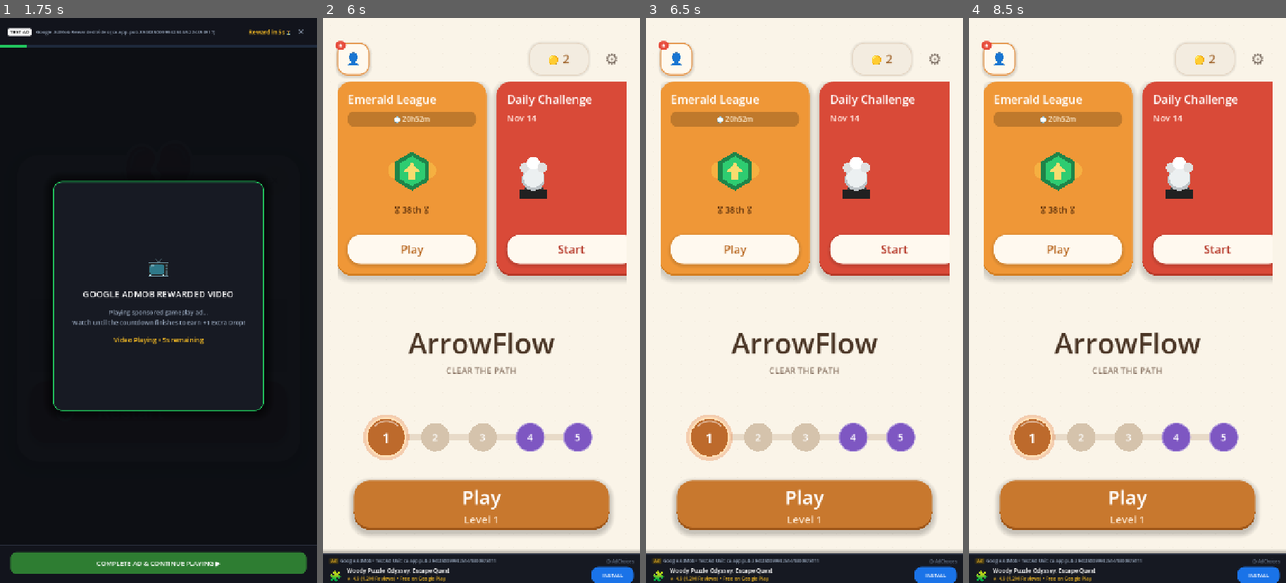
Above: before the commit, frames 1-4 (left to right).
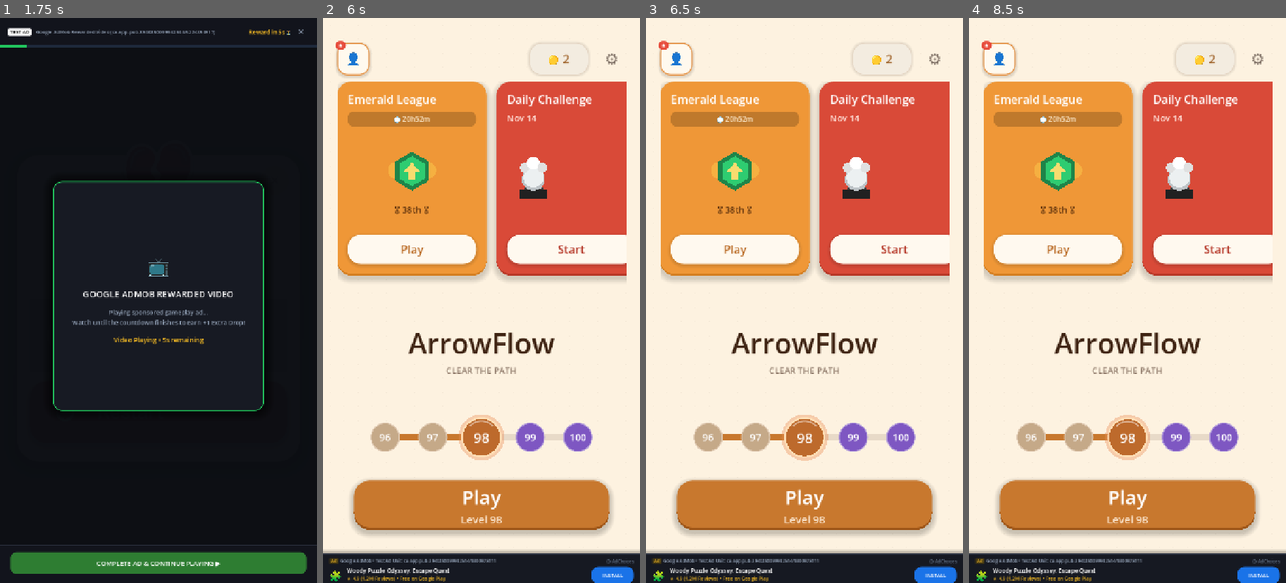
Above: after the commit, the same moments.

Repository: KalolaMeet9870/ArrowFlow
Game: Godot game, scene res://scenes/main/Main.tscn
Same seed, same stepped clock (60 frames per second), same inputs: the game is played once before the commit and once after it.
Inputs (mouse positions are in pixels of both pictures, inside the frame that each line leads up to):
- Up to frame 1 (1.75 s): tap Enter at 0.5 s; move the mouse to (228, 272) at 0.52 s; hold Right 0.53-1.25 s; tap F at 0.6 s; click (228, 272) at 0.67 s; click (158, 334) at 1.25 s
- Up to frame 2 (6 s): click (481, 436) at 2 s, where only the run before the commit has a clickable "3"; click "Play" at 2.75 s; click "Play" at 3.5 s; click "Start" at 4.25 s; click "Start" at 5 s; click "COMPLETE AD & CONTINUE PLAYIN…" at 5.75 s
- Up to frame 3 (6.5 s): no input
- Up to frame 4 (8.5 s): click "INSTALL" at 6.5 s; click "👤" at 7.25 s; click "←" at 8 s

Frame 1 is identical in both runs. In frame 2, 2.4% of the frame differs, in the area x 12-83%, y 70-90%; in frame 3, 2.5%; in frame 4, 2.4%.

Commit message:
feat(game-screen): redesign gameplay screen 1:1 matching reference mockup

Diff:
--- a/scripts/arrow.gd
+++ b/scripts/arrow.gd
@@ -28,11 +28,11 @@
 var occupied_cells: Array[Vector2i] = []
 var raw_points: PackedVector2Array = PackedVector2Array()
 
-var base_color: Color = Color("#4A3525")
-var current_color: Color = Color("#4A3525")
+var base_color: Color = Color("#3E2312")
+var current_color: Color = Color("#3E2312")
 var blocked_color: Color = Color("#E53935")
-var hint_color: Color = Color("#FFB300")
-var bg_color: Color = Color("#FAF4E8")
+var hint_color: Color = Color("#FFA028")
+var bg_color: Color = Color("#FAF6ED")
 
 @onready var collision_shape: CollisionShape2D = $CollisionShape2D
 
@@ -383,8 +383,8 @@
 	if pts.size() < 2:
 		return
 
-	var stroke_width = maxf(4.2, cell_size * 0.13)
-	var head_len = clampf(cell_size * 0.40, 15.0, 28.0)
+	var stroke_width = clampf(cell_size * 0.28, 9.5, 13.5)
+	var head_len = clampf(cell_size * 0.58, 20.0, 32.0)
 	var head_half_w = head_len * 0.65
 
 	var tip = pts[-1]
--- a/scripts/game_board.gd
+++ b/scripts/game_board.gd
@@ -67,12 +67,12 @@
 
 # Theme cache
 var current_theme: Dictionary = {
-	"dots": Color(0.75, 0.68, 0.58, 0.45),
+	"dots": Color(0.92, 0.85, 0.77, 0.65),
 	"guide_clear": Color("#2E7D32"),
 	"guide_blocked": Color("#E53935"),
-	"arrow_line": Color("#4A3525"),
+	"arrow_line": Color("#3E2312"),
 	"arrow_blocked": Color("#E53935"),
-	"arrow_hint": Color("#FFB300")
+	"arrow_hint": Color("#FFA028")
 }
 
 func _ready() -> void:
@@ -131,7 +131,7 @@
 	var arrow_objs: Array = level_data.get("arrow_objects", [])
 
 	# Proportional grid sizing filling available screen space cleanly
-	var padding = 16.0
+	var padding = 8.0
 	var avail_w = maxf(board_area_size.x - padding * 2.0, 100.0)
 	var avail_h = maxf(board_area_size.y - padding * 2.0, 100.0)
 	var step_x = maxi(1, grid_size.x - 1)
@@ -139,7 +139,7 @@
 	var max_cell_w = avail_w / float(step_x)
 	var max_cell_h = avail_h / float(step_y)
 	cell_size = floorf(minf(max_cell_w, max_cell_h))
-	cell_size = clampf(cell_size, 18.0, 88.0)
+	cell_size = clampf(cell_size, 18.0, 110.0)
 
 	board_pixel_w = float(step_x) * cell_size
 	board_pixel_h = float(step_y) * cell_size
@@ -188,7 +188,7 @@
 	if new_size.x < 50 or new_size.y < 50:
 		return
 	board_area_size = new_size
-	var padding = 16.0
+	var padding = 8.0
 	var avail_w = maxf(board_area_size.x - padding * 2.0, 100.0)
 	var avail_h = maxf(board_area_size.y - padding * 2.0, 100.0)
 	var step_x = maxi(1, grid_size.x - 1)
@@ -196,7 +196,7 @@
 	var max_cell_w = avail_w / float(step_x)
 	var max_cell_h = avail_h / float(step_y)
 	cell_size = floorf(minf(max_cell_w, max_cell_h))
-	cell_size = clampf(cell_size, 18.0, 88.0)
+	cell_size = clampf(cell_size, 18.0, 110.0)
 
 	board_pixel_w = float(step_x) * cell_size
 	board_pixel_h = float(step_y) * cell_size
@@ -747,7 +747,7 @@
 
 func _draw() -> void:
 	# 1. Clean ambient paper dots drawn from cached positions (ultra-fast 60fps rendering)
-	var dot_color: Color = current_theme.get("dots", Color(0.72, 0.65, 0.55, 0.45))
+	var dot_color: Color = current_theme.get("dots", Color(0.92, 0.85, 0.77, 0.65))
 	var dot_radius = 2.4
 
 	for pt in _cached_grid_dots:
--- a/scripts/game_screen.gd
+++ b/scripts/game_screen.gd
@@ -102,8 +102,9 @@
 
 	if lbl_level_title:
 		lbl_level_title.text = "Level %d" % lvl_id
-		lbl_level_title.add_theme_font_size_override("font_size", 26)
-		lbl_level_title.add_theme_color_override("font_color", Color("#4A3525"))
+		lbl_level_title.add_theme_font_override("font", preload("res://assets/fonts/round_bold.ttf"))
+		lbl_level_title.add_theme_font_size_override("font_size", 44)
+		lbl_level_title.add_theme_color_override("font_color", Color("#3E2312"))
 
 	if lbl_subtitle:
 		lbl_subtitle.visible = false
@@ -127,9 +128,11 @@
 func apply_theme(theme: Dictionary) -> void:
 	current_theme = theme
 	if bg_rect:
-		bg_rect.color = theme.get("bg", Color("#FAF4E8"))
+		bg_rect.color = theme.get("bg", Color("#FAF6ED"))
+		for ch in bg_rect.get_children():
+			ch.queue_redraw()
 	if lbl_level_title:
-		lbl_level_title.add_theme_color_override("font_color", theme.get("arrow_line", Color("#3A2E26")))
+		lbl_level_title.add_theme_color_override("font_color", theme.get("arrow_line", Color("#3E2312")))
 
 	if board:
 		board.apply_theme(theme)
@@ -138,9 +141,30 @@
 	# 1. Warm cream zen background
 	bg_rect = ColorRect.new()
 	bg_rect.set_anchors_preset(Control.PRESET_FULL_RECT)
-	bg_rect.color = Color("#FAF4E8")
+	bg_rect.color = Color("#FAF6ED")
 	bg_rect.mouse_filter = Control.MOUSE_FILTER_IGNORE
 	add_child(bg_rect)
+
+	var ambient_dots = Control.new()
+	ambient_dots.set_anchors_preset(Control.PRESET_FULL_RECT)
+	ambient_dots.mouse_filter = Control.MOUSE_FILTER_IGNORE
+	ambient_dots.draw.connect(func():
+		var dot_col = current_theme.get("dots", Color(0.92, 0.85, 0.77, 0.65))
+		var step = 34.0
+		var r = 2.4
+		var w = ambient_dots.size.x
+		var h = ambient_dots.size.y
+		if w > 50 and h > 50:
+			var x = fmod(w, step) * 0.5
+			while x < w:
+				var y = fmod(h, step) * 0.5
+				while y < h:
+					ambient_dots.draw_circle(Vector2(x, y), r, dot_col)
+					y += step
+				x += step
+	)
+	bg_rect.add_child(ambient_dots)
+	bg_rect.resized.connect(func(): ambient_dots.queue_redraw())
 
 	# Safe area container to prevent system indicator and home bar overlaps
 	safe_margin_container = MarginContainer.new()
@@ -155,31 +179,32 @@
 	safe_margin_container.add_child(main_vbox)
 
 	# ========================================================
-	# A. TOP HEADER BAR (←, Level X + Subtitle, 🎨, ⚙)
+	# A. TOP HEADER BAR (<, Level X, 🎨, ⚙)
 	# ========================================================
 	var top_margin = MarginContainer.new()
-	top_margin.add_theme_constant_override("margin_left", 16)
-	top_margin.add_theme_constant_override("margin_right", 16)
-	top_margin.add_theme_constant_override("margin_top", 6)
-	top_margin.add_theme_constant_override("margin_bottom", 2)
+	top_margin.add_theme_constant_override("margin_left", 20)
+	top_margin.add_theme_constant_override("margin_right", 20)
+	top_margin.add_theme_constant_override("margin_top", 8)
+	top_margin.add_theme_constant_override("margin_bottom", 4)
 	top_margin.mouse_filter = Control.MOUSE_FILTER_IGNORE
 	main_vbox.add_child(top_margin)
 
 	var header_bar = HBoxContainer.new()
 	header_bar.alignment = BoxContainer.ALIGNMENT_CENTER
 	header_bar.mouse_filter = Control.MOUSE_FILTER_IGNORE
-	header_bar.add_theme_constant_override("separation", 10)
+	header_bar.add_theme_constant_override("separation", 14)
 	top_margin.add_child(header_bar)
 
-	# 1. Back button ← (Circular card)
-	var btn_back = _create_circle_btn("←", 30, 56.0)
+	# 1. Back button <
+	var icon_back = preload("res://assets/icons/icon_back_chevron.png")
+	var btn_back = _create_circle_btn("<", 30, 56.0, icon_back)
 	btn_back.pressed.connect(func():
 		_play_click()
 		home_requested.emit()
 	)
 	header_bar.add_child(btn_back)
 
-	# Center: Level Title (e.g. "Level 97") + Subtitle ("Super Hard")
+	# Center: Level Title (e.g. "Level 98")
 	var title_box = VBoxContainer.new()
 	title_box.size_flags_horizontal = Control.SIZE_EXPAND_FILL
 	title_box.alignment = BoxContainer.ALIGNMENT_CENTER
@@ -190,8 +215,9 @@
 	lbl_level_title = Label.new()
 	lbl_level_title.text = "Level 1"
 	lbl_level_title.horizontal_alignment = HORIZONTAL_ALIGNMENT_CENTER
-	lbl_level_title.add_theme_font_size_override("font_size", 32)
-	lbl_level_title.add_theme_color_override("font_color", Color("#4A3525"))
+	lbl_level_title.add_theme_font_override("font", preload("res://assets/fonts/round_bold.ttf"))
+	lbl_level_title.add_theme_font_size_override("font_size", 44)
+	lbl_level_title.add_theme_color_override("font_color", Color("#3E2312"))
 	title_box.add_child(lbl_level_title)
 
 	lbl_subtitle = Label.new()
@@ -200,7 +226,8 @@
 	title_box.add_child(lbl_subtitle)
 
 	# 2. Theme switch button 🎨
-	btn_theme = _create_circle_btn("🎨", 26, 56.0)
+	var icon_pal = preload("res://assets/icons/icon_palette.png")
+	btn_theme = _create_circle_btn("🎨", 26, 52.0, icon_pal)
 	btn_theme.tooltip_text = "Switch Color Theme"
 	btn_theme.pressed.connect(func():
 		_play_click()
@@ -209,7 +236,8 @@
 	header_bar.add_child(btn_theme)
 
 	# 3. Settings gear button ⚙
-	btn_settings = _create_circle_btn("⚙", 28, 56.0)
+	var icon_gear = preload("res://assets/icons/icon_settings.png")
+	btn_settings = _create_circle_btn("⚙", 28, 52.0, icon_gear)
 	btn_settings.tooltip_text = "Settings"
 	btn_settings.pressed.connect(func():
 		_play_click()
@@ -221,10 +249,10 @@
 	# B. SUBHEADER ROW (💧 💧 💧 on Left, 💡 AD on Right)
 	# ========================================================
 	var subheader_margin = MarginContainer.new()
-	subheader_margin.add_theme_constant_override("margin_left", 20)
-	subheader_margin.add_theme_constant_override("margin_right", 20)
-	subheader_margin.add_theme_constant_override("margin_top", 4)
-	subheader_margin.add_theme_constant_override("margin_bottom", 4)
+	subheader_margin.add_theme_constant_override("margin_left", 24)
+	subheader_margin.add_theme_constant_override("margin_right", 24)
+	subheader_margin.add_theme_constant_override("margin_top", 14)
+	subheader_margin.add_theme_constant_override("margin_bottom", 10)
 	subheader_margin.mouse_filter = Control.MOUSE_FILTER_IGNORE
 	main_vbox.add_child(subheader_margin)
 
@@ -240,7 +268,7 @@
 	sub_spacer.mouse_filter = Control.MOUSE_FILTER_IGNORE
 	subheader_hbox.add_child(sub_spacer)
 
-	# Top right Hint Button with AD badge matching Image 5
+	# Top right Hint Button with AD badge matching reference
 	var hint_wrapper = _create_top_hint_button()
 	btn_hint = hint_wrapper["button"]
 	hint_badge_lbl = hint_wrapper["badge_label"]
@@ -307,6 +335,7 @@
 	zoom_margin.offset_right = -16.0
 	zoom_margin.offset_bottom = -72.0 # Elevated safely above bottom navigation/ad banner
 	zoom_margin.mouse_filter = Control.MOUSE_FILTER_IGNORE
+	zoom_margin.visible = false
 	board_holder.add_child(zoom_margin)
 
 	var zoom_dock = PanelContainer.new()
@@ -376,6 +405,7 @@
 
 	board.zoom_changed.connect(func(z_val: float):
 		var pct = int(round(z_val * 100.0))
+		zoom_margin.visible = (z_val > 1.05)
 		btn_zoom_out.modulate.a = 0.45 if z_val <= 1.02 else 1.0
 		btn_zoom_in.modulate.a = 0.45 if z_val >= 2.75 else 1.0
 		if pct > 105:
@@ -461,17 +491,30 @@
 func restart_level() -> void:
 	start_level(current_level_data)
 
-func _create_circle_btn(text: String, font_size: int, btn_size: float = 44.0) -> Button:
+func _create_circle_btn(text: String, font_size: int, btn_size: float = 48.0, icon_tex: Texture2D = null) -> Button:
 	var btn = Button.new()
-	btn.text = text
 	btn.custom_minimum_size = Vector2(btn_size, btn_size)
 	btn.focus_mode = Control.FOCUS_NONE
-	btn.add_theme_font_size_override("font_size", font_size)
-	btn.add_theme_color_override("font_color", Color("#4A3525"))
-	btn.add_theme_color_override("font_pressed_color", Color("#C8782E"))
+	if icon_tex != null:
+		var tr = TextureRect.new()
+		tr.texture = icon_tex
+		tr.expand_mode = TextureRect.EXPAND_IGNORE_SIZE
+		tr.stretch_mode = TextureRect.STRETCH_KEEP_ASPECT_CENTERED
+		tr.set_anchors_preset(Control.PRESET_FULL_RECT)
+		tr.offset_left = 4.0
+		tr.offset_top = 4.0
+		tr.offset_right = -4.0
+		tr.offset_bottom = -4.0
+		tr.mouse_filter = Control.MOUSE_FILTER_IGNORE
+		btn.add_child(tr)
+	else:
+		btn.text = text
+		btn.add_theme_font_size_override("font_size", font_size)
+		btn.add_theme_color_override("font_color", Color("#3E2312"))
+		btn.add_theme_color_override("font_pressed_color", Color("#C8782E"))
 
 	var norm_sb = StyleBoxFlat.new()
-	norm_sb.bg_color = Color(0, 0, 0, 0) # Clean transparent background matching Reference Image 3
+	norm_sb.bg_color = Color(0, 0, 0, 0) # Clean transparent background
 
 	var press_sb = StyleBoxFlat.new()
 	press_sb.bg_color = Color(0.8, 0.75, 0.68, 0.22)
@@ -556,15 +599,58 @@
 
 func _create_top_hint_button() -> Dictionary:
 	var wrapper = Control.new()
-	wrapper.custom_minimum_size = Vector2(68, 56)
-
+	wrapper.custom_minimum_size = Vector2(114, 114)
+
+	# 1. Circular disc background
+	var disc = Panel.new()
+	disc.custom_minimum_size = Vector2(104, 104)
+	disc.position = Vector2(5, 5)
+	disc.mouse_filter = Control.MOUSE_FILTER_IGNORE
+	var disc_sb = StyleBoxFlat.new()
+	disc_sb.bg_color = Color("#FFFDF7")
+	disc_sb.border_color = Color("#EBDCC8")
+	disc_sb.set_border_width_all(2)
+	disc_sb.set_corner_radius_all(52)
+	disc_sb.shadow_color = Color(0.35, 0.25, 0.15, 0.08)
+	disc_sb.shadow_size = 8
+	disc_sb.shadow_offset = Vector2(0, 3)
+	disc.add_theme_stylebox_override("panel", disc_sb)
+	wrapper.add_child(disc)
+
+	# 2. Centered Lightbulb Icon
+	var bulb_icon = TextureRect.new()
+	bulb_icon.texture = preload("res://assets/icons/icon_bulb.png")
+	bulb_icon.custom_minimum_size = Vector2(66, 66)
+	bulb_icon.position = Vector2(19, 19)
+	bulb_icon.expand_mode = TextureRect.EXPAND_IGNORE_SIZE
+	bulb_icon.stretch_mode = TextureRect.STRETCH_KEEP_ASPECT_CENTERED
+	bulb_icon.mouse_filter = Control.MOUSE_FILTER_IGNORE
+	disc.add_child(bulb_icon)
+
+	# 3. Floating Orange AD Badge pill
+	var badge_panel = PanelContainer.new()
+	badge_panel.position = Vector2(68, -4)
+	badge_panel.custom_minimum_size = Vector2(50, 30)
+	badge_panel.mouse_filter = Control.MOUSE_FILTER_IGNORE
+	var b_sb = StyleBoxFlat.new()
+	b_sb.bg_color = Color("#FA8800")
+	b_sb.set_corner_radius_all(15)
+	badge_panel.add_theme_stylebox_override("panel", b_sb)
+	wrapper.add_child(badge_panel)
+
+	var badge_lbl = Label.new()
+	badge_lbl.text = "AD"
+	badge_lbl.horizontal_alignment = HORIZONTAL_ALIGNMENT_CENTER
+	badge_lbl.vertical_alignment = VERTICAL_ALIGNMENT_CENTER
+	badge_lbl.add_theme_font_override("font", preload("res://assets/fonts/round_bold.ttf"))
+	badge_lbl.add_theme_font_size_override("font_size", 15)
+	badge_lbl.add_theme_color_override("font_color", Color.WHITE)
+	badge_panel.add_child(badge_lbl)
+
+	# 4. Touch trigger button
 	var btn = Button.new()
 	btn.set_anchors_preset(Control.PRESET_FULL_RECT)
-	btn.text = "💡"
 	btn.focus_mode = Control.FOCUS_NONE
-	btn.add_theme_font_size_override("font_size", 30)
-	btn.add_theme_color_override("font_color", Color("#54483F"))
-
 	var norm_sb = StyleBoxFlat.new()
 	norm_sb.bg_color = Color(0, 0, 0, 0)
 	btn.add_theme_stylebox_override("normal", norm_sb)
@@ -572,25 +658,6 @@
 	btn.add_theme_stylebox_override("pressed", norm_sb)
 	wrapper.add_child(btn)
 
-	# AD Badge pill attached to top right corner of the bulb matching Image 5
-	var badge_panel = PanelContainer.new()
-	badge_panel.position = Vector2(34, 2)
-	badge_panel.custom_minimum_size = Vector2(30, 20)
-	badge_panel.mouse_filter = Control.MOUSE_FILTER_IGNORE
-	var b_sb = StyleBoxFlat.new()
-	b_sb.bg_color = Color("#E68A2E")
-	b_sb.set_corner_radius_all(10)
-	badge_panel.add_theme_stylebox_override("panel", b_sb)
-	wrapper.add_child(badge_panel)
-
-	var badge_lbl = Label.new()
-	badge_lbl.text = "3"
-	badge_lbl.horizontal_alignment = HORIZONTAL_ALIGNMENT_CENTER
-	badge_lbl.vertical_alignment = VERTICAL_ALIGNMENT_CENTER
-	badge_lbl.add_theme_font_size_override("font_size", 12)
-	badge_lbl.add_theme_color_override("font_color", Color.WHITE)
-	badge_panel.add_child(badge_lbl)
-
 	btn.pressed.connect(func():
 		_play_click()
 		_on_hint_pressed()
--- a/scripts/heart_display.gd
+++ b/scripts/heart_display.gd
@@ -1,13 +1,16 @@
 class_name HeartDisplay
 extends HBoxContainer
 
-## Displays remaining lives/hearts/drops with smooth loss animations.
+## Displays remaining lives/hearts/drops with smooth loss animations matching ArrowFlow design.
 
-var drop_labels: Array[Label] = []
+const TEXTURE_DROP = preload("res://assets/icons/water_drop.png")
+const TEXTURE_EMPTY = preload("res://assets/icons/water_drop_empty.png")
+
+var drop_labels: Array[Control] = []
 
 func _ready() -> void:
 	mouse_filter = Control.MOUSE_FILTER_IGNORE
-	add_theme_constant_override("separation", 10)
+	add_theme_constant_override("separation", 18)
 	_build_drops(3)
 
 func _build_drops(count: int) -> void:
@@ -16,29 +19,35 @@
 	drop_labels.clear()
 
 	for i in range(count):
-		var lbl = Label.new()
-		lbl.text = "💧"
-		lbl.add_theme_font_size_override("font_size", 28)
-		lbl.add_theme_color_override("font_color", Color("#29B6F6"))
-		lbl.mouse_filter = Control.MOUSE_FILTER_IGNORE
-		lbl.pivot_offset = Vector2(14, 16)
-		add_child(lbl)
-		drop_labels.append(lbl)
+		var drop = TextureRect.new()
+		drop.name = "Drop%d" % i
+		drop.texture = TEXTURE_DROP
+		drop.custom_minimum_size = Vector2(68, 94)
+		drop.expand_mode = TextureRect.EXPAND_IGNORE_SIZE
+		drop.stretch_mode = TextureRect.STRETCH_KEEP_ASPECT_CENTERED
+		drop.mouse_filter = Control.MOUSE_FILTER_IGNORE
+		drop.pivot_offset = Vector2(34, 47)
+		add_child(drop)
+		drop_labels.append(drop)
 
 func update_hearts(current: int, maximum: int) -> void:
 	if drop_labels.size() != maximum:
 		_build_drops(maximum)
 
 	for i in range(drop_labels.size()):
-		var lbl = drop_labels[i]
+		var drop = drop_labels[i] as TextureRect
+		if drop == null:
+			continue
 		if i < current:
-			lbl.modulate.a = 1.0
+			drop.texture = TEXTURE_DROP
+			drop.modulate.a = 1.0
+			drop.scale = Vector2.ONE
 		else:
-			if lbl.modulate.a > 0.35: # Just lost
+			if drop.modulate.a > 0.35: # Just lost
 				var tw = create_tween().set_trans(Tween.TRANS_BACK).set_ease(Tween.EASE_OUT)
-				tw.tween_property(lbl, "scale", Vector2(1.35, 1.35), 0.1)
-				tw.tween_property(lbl, "scale", Vector2.ONE, 0.15)
-				tw.parallel().tween_property(lbl, "modulate:a", 0.28, 0.25)
+				tw.tween_property(drop, "scale", Vector2(1.3, 1.3), 0.1)
+				tw.tween_property(drop, "scale", Vector2.ONE, 0.15)
+				tw.parallel().tween_property(drop, "modulate:a", 0.28, 0.25)
 			else:
-				lbl.modulate.a = 0.28
-				lbl.scale = Vector2.ONE
+				drop.modulate.a = 0.28
+				drop.scale = Vector2.ONE
--- a/scripts/save_manager.gd
+++ b/scripts/save_manager.gd
@@ -7,9 +7,9 @@
 
 const SAVE_PATH: String = "user://arrow_save_data.json"
 
-var highest_unlocked_level: int = 1
+var highest_unlocked_level: int = 100
 var completed_levels: Dictionary = {} # level_id (int/str) -> {"best_moves": int, "hearts": int}
-var current_level: int = 1
+var current_level: int = 98
 var coins: int = 1
 var sound_enabled: bool = true
 var vibration_enabled: bool = true
--- a/scripts/theme_manager.gd
+++ b/scripts/theme_manager.gd
@@ -13,23 +13,23 @@
 	{
 		"id": "warm_paper",
 		"name": "Eye Comfort",
-		"bg": Color("#FAF4E8"),
-		"dots": Color(0.75, 0.68, 0.58, 0.45),
-		"arrow_line": Color("#4A3525"),
-		"arrow_head": Color("#4A3525"),
+		"bg": Color("#FDF2E0"),
+		"dots": Color(0.92, 0.85, 0.77, 0.65),
+		"arrow_line": Color("#3E2312"),
+		"arrow_head": Color("#3E2312"),
 		"arrow_blocked": Color("#E53935"),
-		"arrow_hint": Color("#FFB300"),
+		"arrow_hint": Color("#FFA028"),
 		"guide_clear": Color("#2E7D32"),
 		"guide_blocked": Color("#E53935"),
-		"header_accent": Color("#B37B24"),
+		"header_accent": Color("#3E2312"),
 		"subtitle": Color("#8D6E63"),
 		"card_bg": Color("#FFFDF9"),
 		"card_border": Color("#E0D5C1"),
 		"banner_bg": Color("#D8C3A5"),
 		"banner_border": Color("#B89F7D"),
-		"banner_text": Color("#5D4037"),
+		"banner_text": Color("#3E2312"),
 		"btn_bg": Color("#FFFFFF"),
-		"btn_icon": Color("#5D4037")
+		"btn_icon": Color("#3E2312")
 	},
 	# 1: Midnight Zen (Dark Mode)
 	{
Binary file added: assets/icons/icon_back_chevron.png
Not shown, added: assets/icons/icon_back_chevron.png.import
Binary file added: assets/icons/icon_bulb.png
Not shown, added: assets/icons/icon_bulb.png.import
Binary file added: assets/icons/icon_palette.png
Not shown, added: assets/icons/icon_palette.png.import
Binary file added: assets/icons/icon_settings.png
Not shown, added: assets/icons/icon_settings.png.import
Binary file added: assets/icons/water_drop.png
Not shown, added: assets/icons/water_drop.png.import
Binary file added: assets/icons/water_drop_empty.png
Not shown, added: assets/icons/water_drop_empty.png.import
